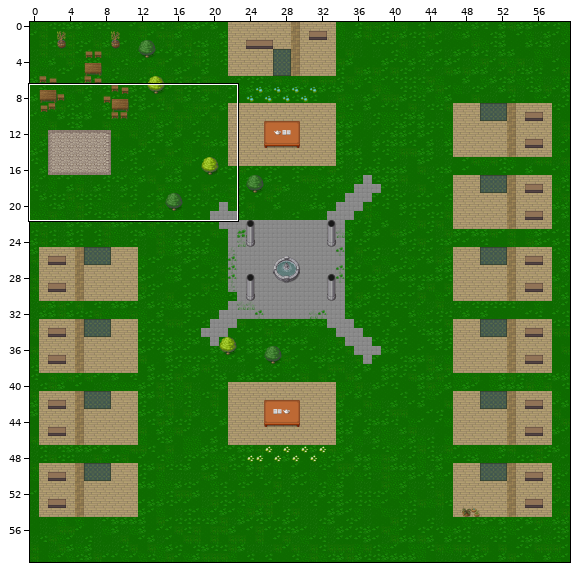
A Tiled map (JSON) gets an edit: wa_work/maps/main.json. The first picture is a wide view before the edit; the outline marks the close-up.
Close-up. First the earlier version:
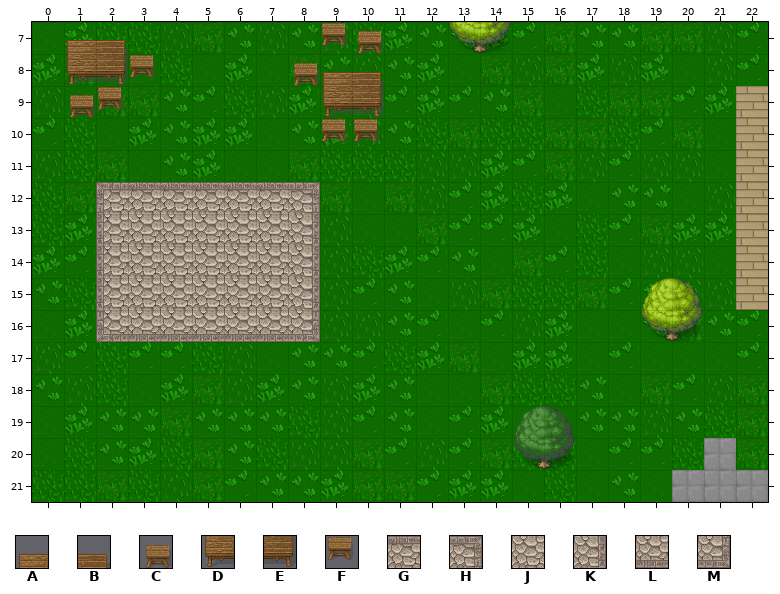
Cells are 32x32 px. Shown: x 0..22, y 7..21.
Key: from "magecity_Hyptosis": A 5, B 6, C 7, D 13, E 14, F 15, G 73, H 74, J 81, K 82, L 89, M 90.
_ is an empty cell.
Layers that did not change in this view are not listed.
Layer "Moebel" before, first column x 0:
 7 _AB______FC____________
 8 _DEF____CAB____________
 9 _CF______DE____________
10 _________FF____________
11 _______________________
12 _______________________
13 _______________________
14 _______________________
15 _______________________
16 _______________________
17 _______________________
18 _______________________
19 _______________________
20 _______________________
21 _______________________
Layer "tischdeko" before, first column x 0:
 7 _______________________
 8 _______________________
 9 _______________________
10 _______________________
11 _______________________
12 _______GH______________
13 _______JK______________
14 _______JK______________
15 _______JK______________
16 _______LM______________
17 _______________________
18 _______________________
19 _______________________
20 _______________________
21 _______________________
After:
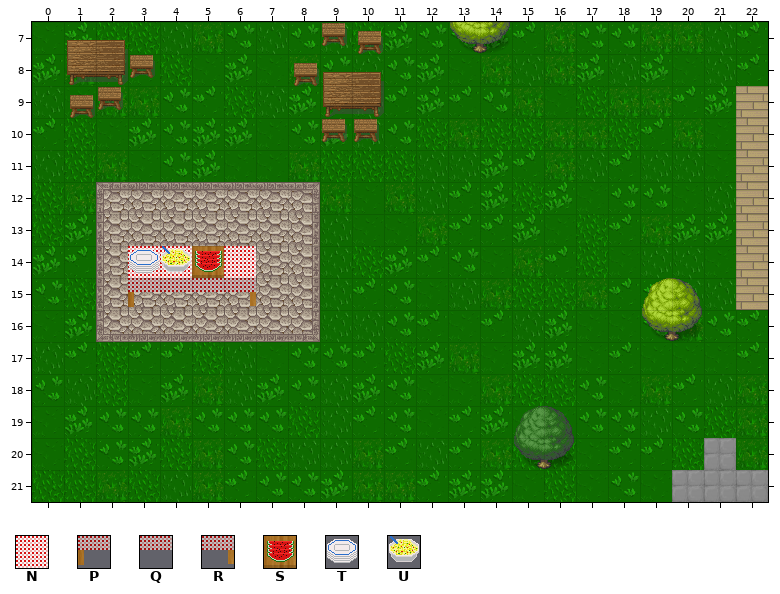
Further tiles: from "pool_cookout": N 15, P 24, Q 25, R 26, S 32, T 40, U 49.
Changes in this commit:
Layer "Moebel":
y 14: x 3..4 __ -> NN; x 6 _ -> N
y 15: x 3..6 ____ -> PQQR
Layer "tischdeko":
y 14: x 3..5 ___ -> TUS
Pixel boxes of the changes (left, top, right, bottom) in both close-ups:
added: (128, 246, 256, 307)
